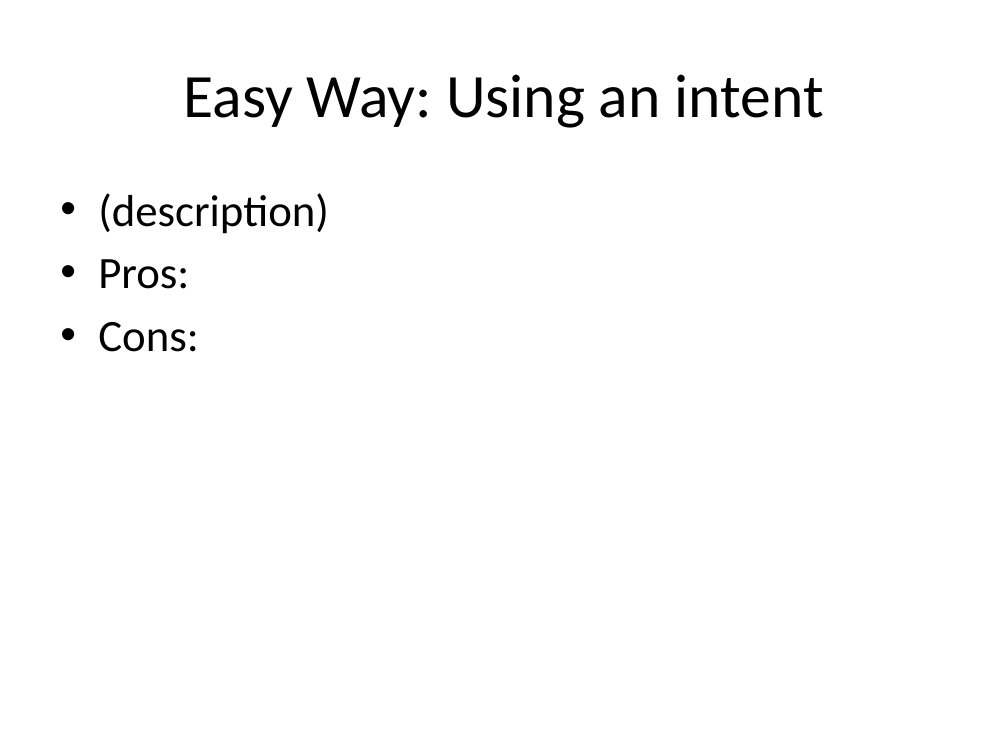
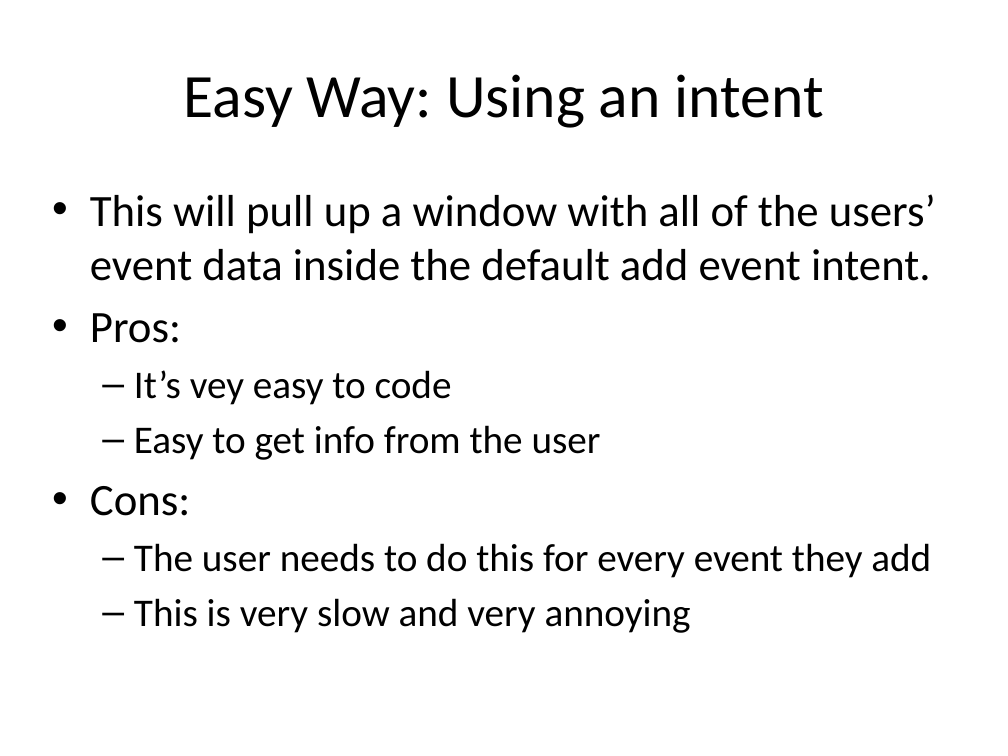
Before and after one commit to scurrymd/Software-Engineering, a slide deck: slide 14 of docs/UC Schedule App.pptx. Drawn at 1008x756 pixels with LibreOffice and Linux fonts; fonts in the diff are those of the drawing. Boxes give left, top, right and bottom in pixels: in the first picture for what was removed or moved away, otherwise in the second. Text is boxed around its words. In the diff, an @@ line names an element or a change of style, - is before the commit and + after.

```diff
--- a/docs/UC Schedule App.pptx
+++ b/docs/UC Schedule App.pptx
@@ text "This will pull up a ...": place and size @@
-text "This will pull up a ..." at (98, 193, 329, 352)
+text "This will pull up a ..." at (90, 194, 936, 633)
@@ text at (90, 194, 936, 281): text changed @@
-• (description)
+• This will pull up a window with all of the users’ event data inside the default add event intent.
@@ text at (134, 370, 601, 460): paragraphs added @@
+  – It’s vey easy to code
+  – Easy to get info from the user
@@ text at (134, 543, 931, 633): paragraphs added @@
+  – The user needs to do this for every event they add
+  – This is very slow and very annoying
```
Also in this commit, not shown: 18 other slides changed, 1 slide added, 1 slide removed.
